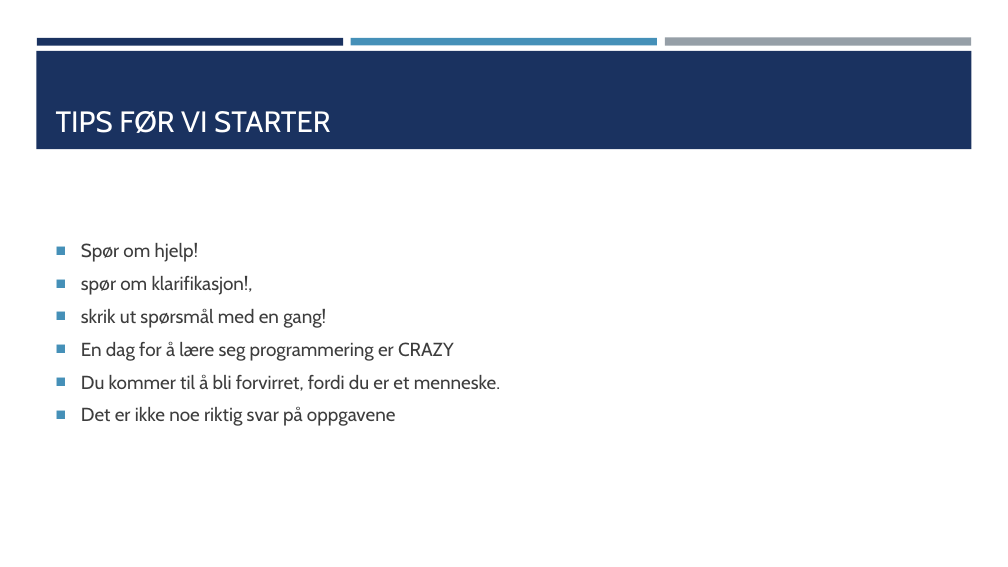
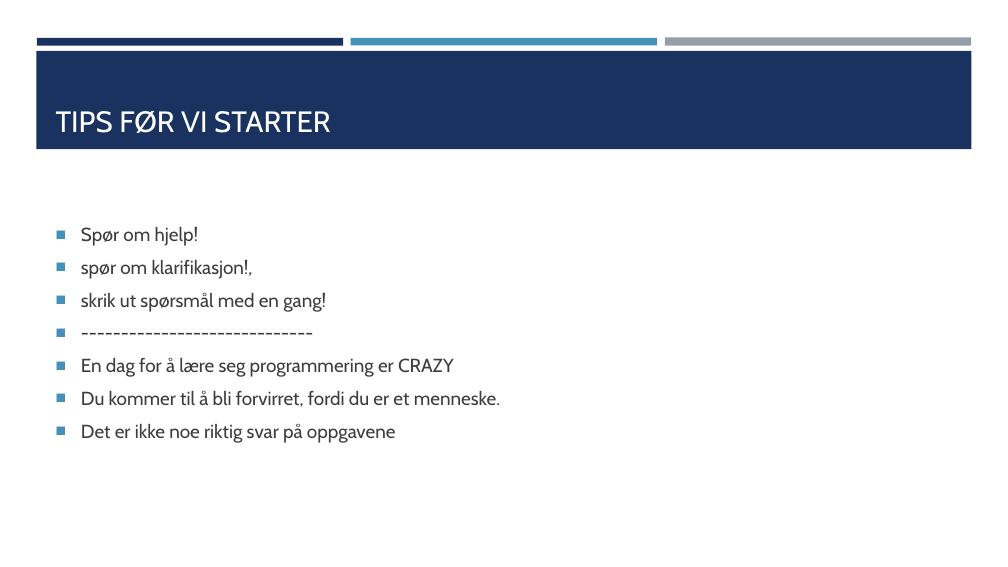
Before and after one commit to TheCodeAddiction/Learn-Python-Workshop, a slide deck: slide 7 of koding workshop powerpoint.pptx (slide 6 before the commit). Drawn at 1008x567 pixels with LibreOffice and Linux fonts; fonts in the diff are those of the drawing. Boxes give left, top, right and bottom in pixels: in the first picture for what was removed or moved away, otherwise in the second. Text is boxed around its words. In the diff, an @@ line names an element or a change of style, - is before the commit and + after.

```diff
--- a/koding workshop powerpoint.pptx
+++ b/koding workshop powerpoint.pptx
@@ text at (81,227,500,443): paragraph added @@
+■ -----------------------------
```
Also in this commit, not shown: 1 other slide changed, 6 slides added, 2 other files.
